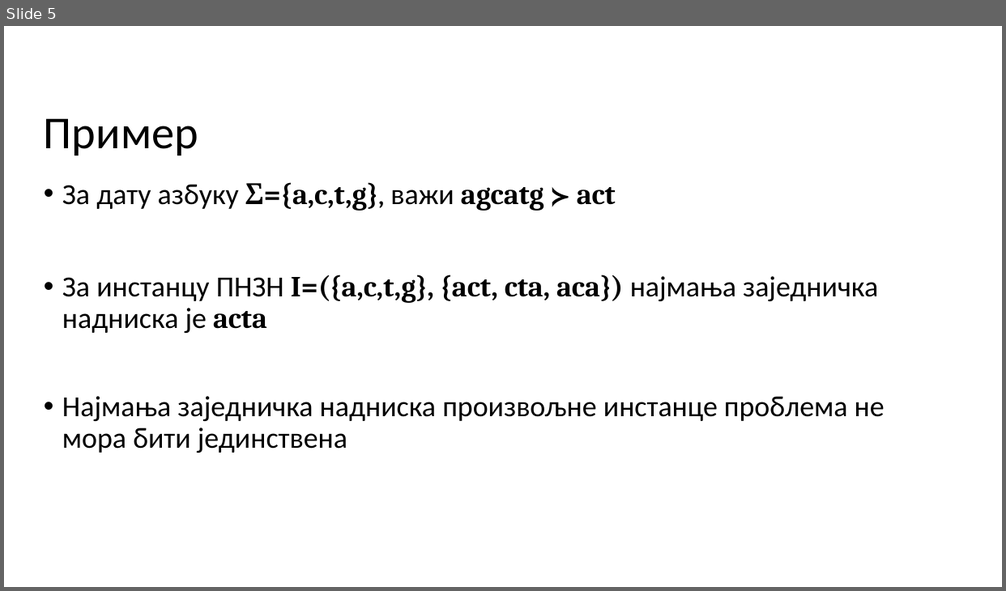
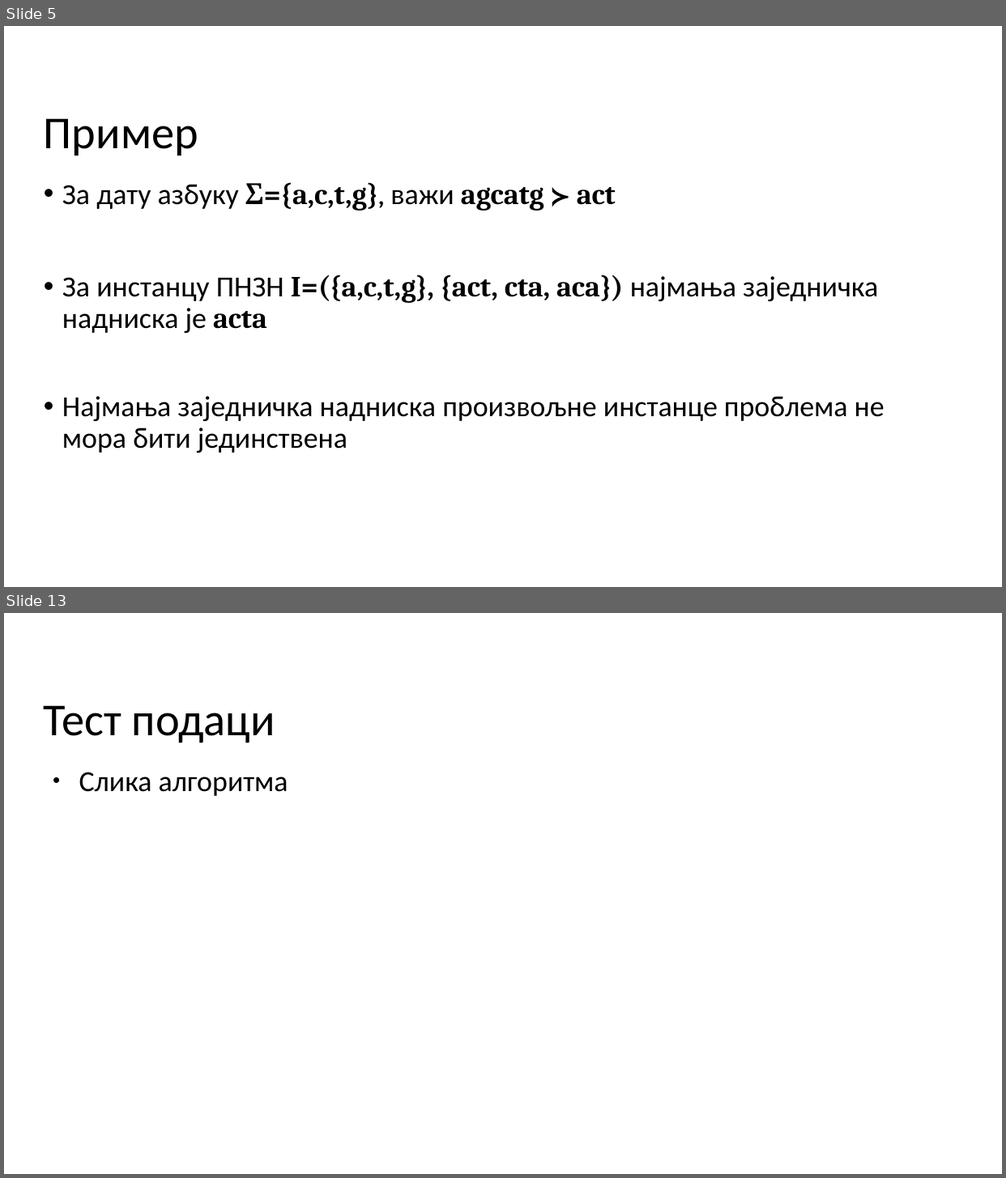
Before and after one commit to milosmikovic/Algorithms_For_Solving_Shortest_Common_Supersequence_Problem, a slide deck: Tekst/Prezentacija/MATF_primer_prezentacije.odp. Shown one above the other, each under a label of ours: slide 5 before the commit, slides 5 and 13 after it; the slides between them are not shown. The pictures are 1006x591 and 1006x1178 pixels, drawn with LibreOffice and Linux fonts; fonts in the diff are those of the drawing; background and template pictures are left out. Boxes give left, top, right and bottom in pixels: in the first picture for what was removed or moved away, otherwise in the second. Text is boxed around its words. In the diff, an @@ line names an element or a change of style, - is before the commit and + after.

```diff
--- a/Tekst/Prezentacija/MATF_primer_prezentacije.odp
+++ b/Tekst/Prezentacija/MATF_primer_prezentacije.odp
@@ slide 13 added at (x1=4, y1=613, x2=1002, y2=1174), background #FFFFFF @@
@@ title added at (x1=44, y1=705, x2=275, y2=743), 44 pt, text #000000 @@
+Тест подаци
@@ text added at (x1=79, y1=772, x2=288, y2=796), 28 pt, text #000000 @@
+● Слика алгоритма
```
Also in this commit, not shown: 1 slide changed, 12 other slides added, 1 slide removed.
